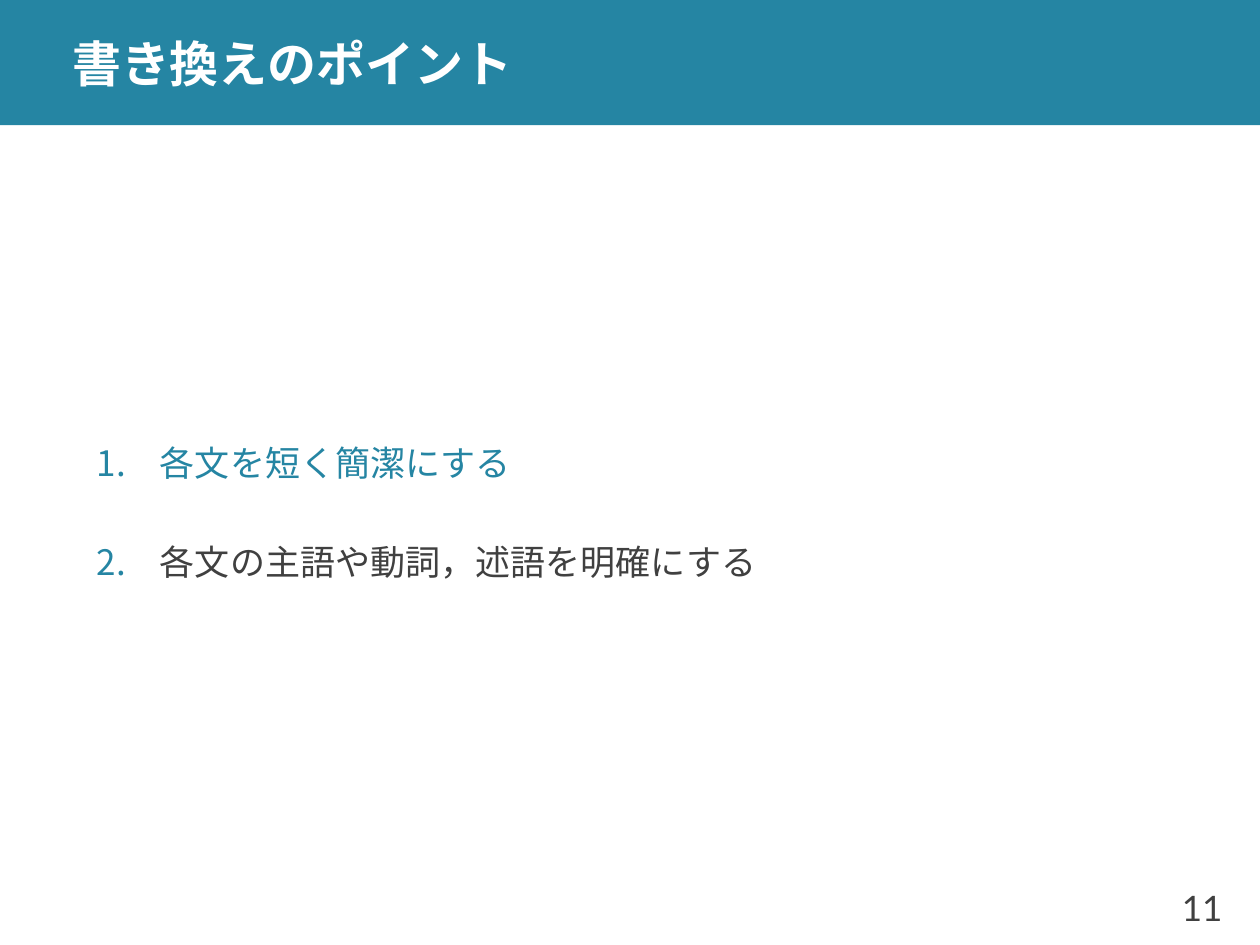
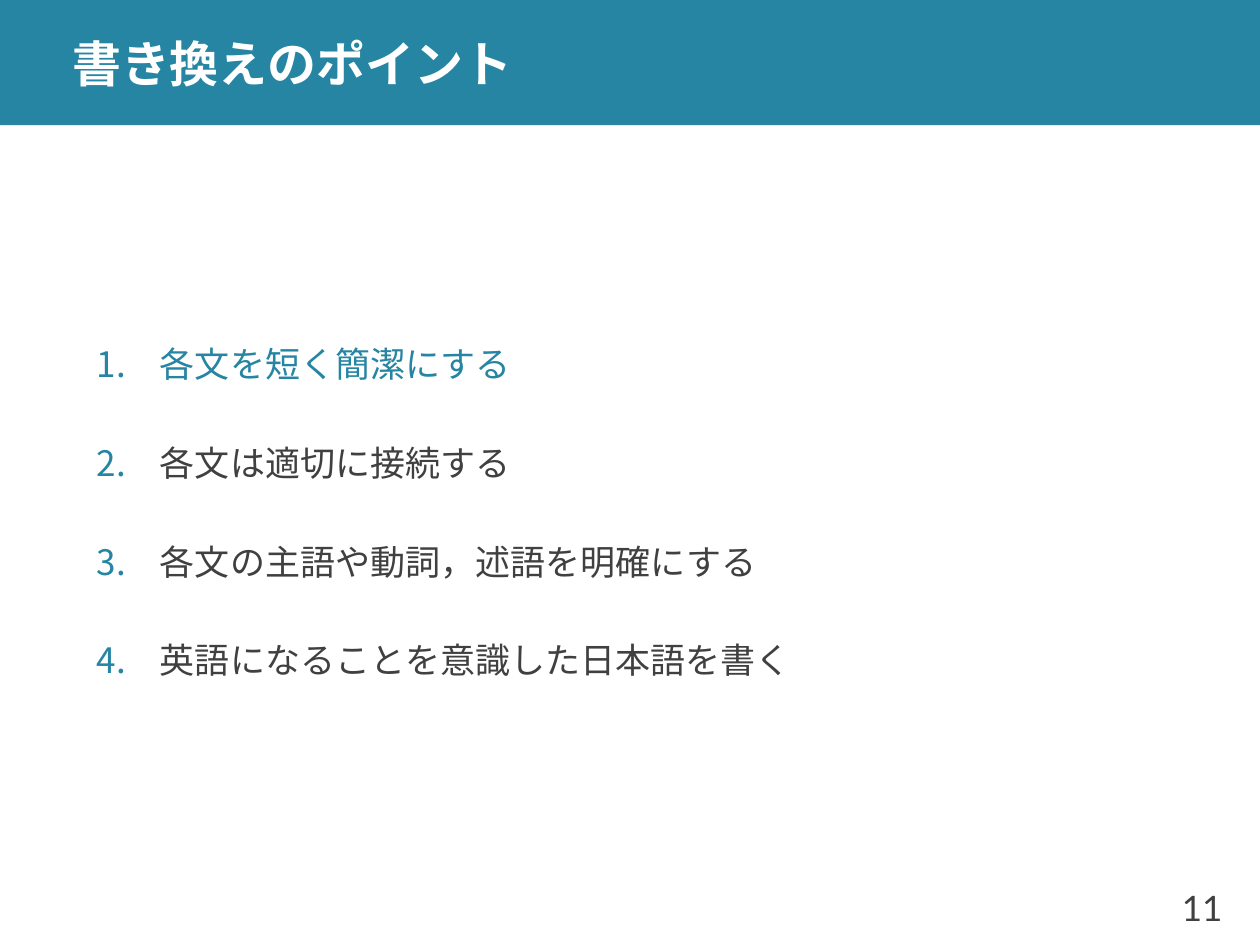
Before and after one commit to shioya-lab/how-to, a slide deck: slide 11 of english-paper.pptx. Drawn at 1260x945 pixels with LibreOffice and Linux fonts; fonts in the diff are those of the drawing. Boxes give left, top, right and bottom in pixels: in the first picture for what was removed or moved away, otherwise in the second. Text is boxed around its words. In the diff, an @@ line names an element or a change of style, - is before the commit and + after.

Commit message:
英語論文の書き方を更新

```diff
--- a/english-paper.pptx
+++ b/english-paper.pptx
@@ text at (160, 446, 511, 479): paragraph added @@
+2. 各文は適切に接続する
@@ text at (160, 643, 791, 676): paragraph added @@
+4. 英語になることを意識した日本語を書く
```
Also in this commit, not shown: 9 other slides changed, 13 slides added, 1 slide removed, 1 other file.
